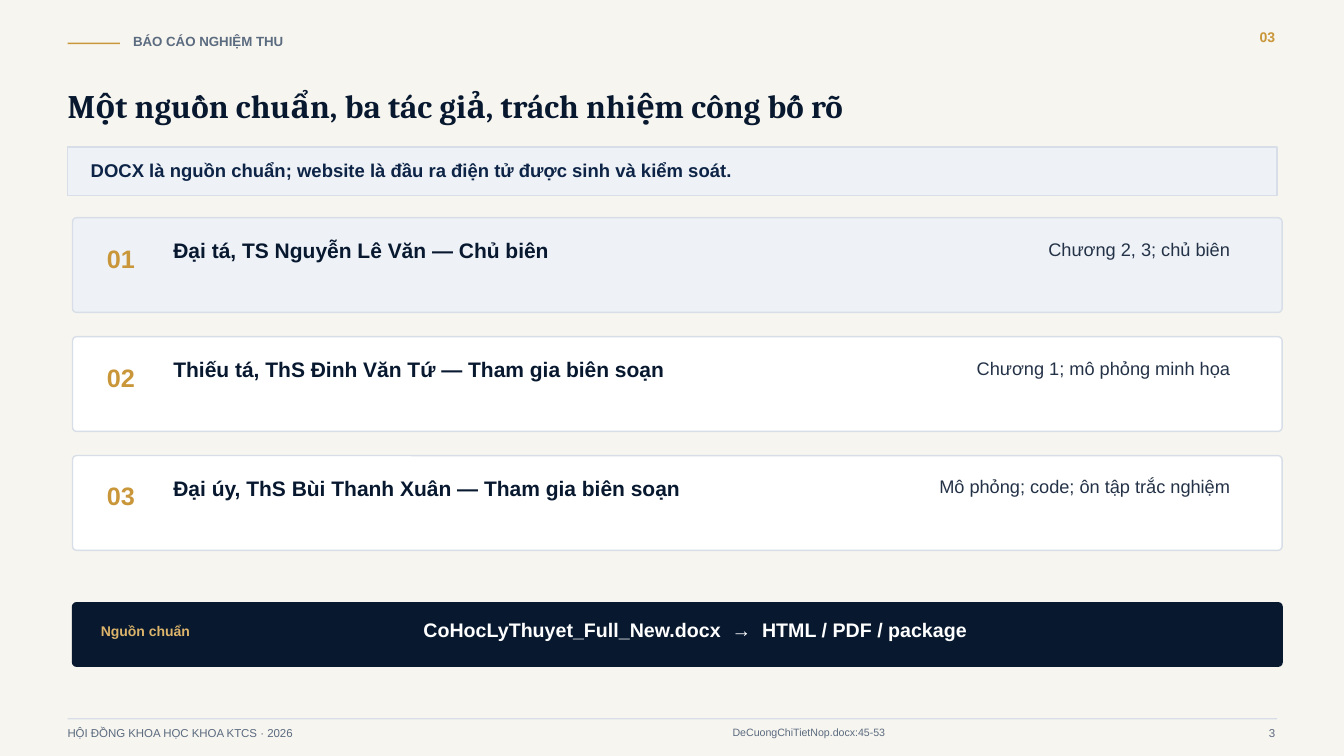
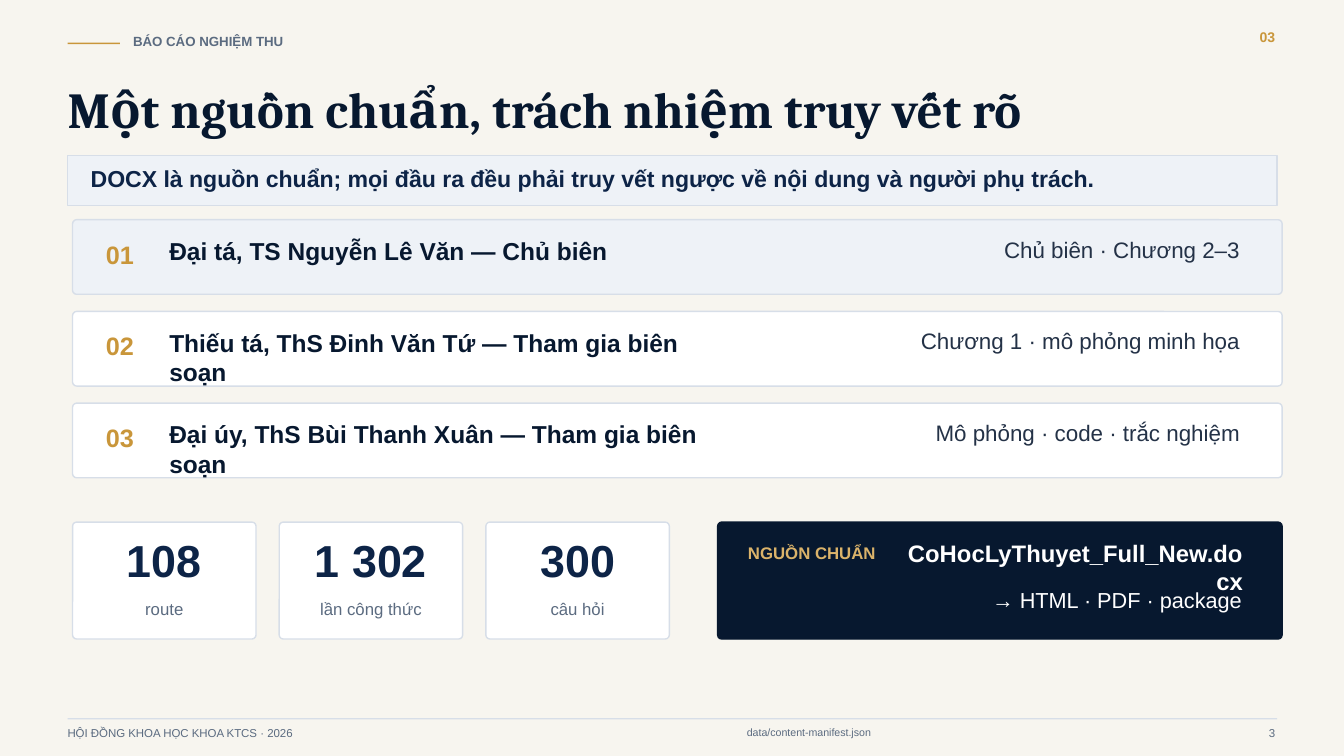
Before and after one commit to xuan2261/GiaoTrinhDienTu_CoHocLyThuyet, a slide deck: slide 3 of assets/designs/bao-cao-nghiem-thu-giao-trinh-dien-tu/bao-cao-nghiem-thu-giao-trinh-dien-tu.pptx. Drawn at 1344x756 pixels with LibreOffice and Linux fonts; fonts in the diff are those of the drawing. Boxes give left, top, right and bottom in pixels: in the first picture for what was removed or moved away, otherwise in the second. Text is boxed around its words. In the diff, an @@ line names an element or a change of style, - is before the commit and + after.

Commit message:
feat(presentation): harmonize 16-slide acceptance deck, web slides, and council handout
- Integrate 90-second system demo and Sim2 moment example into main deck
- Add A4 Council Handout Dossier formatted per Decree 30/2020/ND-CP
- Synchronize PPTX, PDF, Web Slides, Handout, and rehearsal scripts
- Fix font rendering on Windows and normalize PPTX package relationships
- Validate with 8/8 passing automated presentation contract tests

```diff
--- a/assets/designs/bao-cao-nghiem-thu-giao-trinh-dien-tu/bao-cao-nghiem-thu-giao-trinh-dien-tu.pptx
+++ b/assets/designs/bao-cao-nghiem-thu-giao-trinh-dien-tu/bao-cao-nghiem-thu-giao-trinh-dien-tu.pptx
@@ text at [492, 92, 1021, 139]: text changed; size 23.5 to 36 pt @@
-Một nguồn chuẩn, ba tác giả, trách nhiệm công bố rõ
+Một nguồn chuẩn, trách nhiệm truy vết rõ
@@ rectangle: place and size @@
-rectangle at [68, 147, 1277, 196]
+rectangle at [68, 155, 1277, 206]
@@ text at [91, 169, 1094, 192]: text changed; size 13.2 to 16.5 pt @@
-DOCX là nguồn chuẩn; website là đầu ra điện tử được sinh và kiểm soát.
+DOCX là nguồn chuẩn; mọi đầu ra đều phải truy vết ngược về nội dung và người phụ trách.
@@ rounded rectangle: place and size @@
-rounded rectangle at [73, 218, 1282, 313]
+rounded rectangle at [73, 220, 1282, 294]
@@ text "01": place and size @@
-text "01" at [107, 250, 135, 269]
+text "01" at [106, 246, 134, 265]
@@ text at [1004, 241, 1239, 263]: text changed; size 13 to 16 pt @@
-Chương 2, 3; chủ biên
+Chủ biên · Chương 2–3
@@ rounded rectangle: place and size @@
-rounded rectangle at [73, 337, 1282, 432]
+rounded rectangle at [73, 312, 1282, 386]
@@ text "Thiếu tá, ThS Đinh Văn ...": place and size @@
-text "Thiếu tá, ThS Đinh Văn ..." at [173, 361, 664, 382]
+text "Thiếu tá, ThS Đinh Văn ..." at [169, 333, 678, 357]
@@ text "02": place and size @@
-text "02" at [107, 369, 135, 388]
+text "02" at [106, 337, 134, 356]
@@ text at [921, 332, 1239, 354]: text changed; size 13 to 16 pt @@
-Chương 1; mô phỏng minh họa
+Chương 1 · mô phỏng minh họa
@@ proportions changed in 3 elements at [73, 220, 1282, 294], [73, 312, 1282, 386], [73, 403, 1282, 478] @@
@@ rounded rectangle: place and size @@
-rounded rectangle at [73, 456, 1282, 551]
+rounded rectangle at [73, 403, 1282, 478]
@@ size 15 to 17.5 pt in 3 elements at [169, 240, 607, 265], [169, 333, 678, 357], [169, 424, 696, 449] @@
@@ text "Đại úy, ThS Bùi Thanh ...": place and size @@
-text "Đại úy, ThS Bùi Thanh ..." at [173, 480, 680, 501]
+text "Đại úy, ThS Bùi Thanh ..." at [169, 424, 696, 449]
@@ text "03": place and size @@
-text "03" at [107, 487, 135, 506]
+text "03" at [106, 429, 134, 448]
@@ text at [936, 423, 1239, 446]: text changed; size 13 to 16 pt @@
-Mô phỏng; code; ôn tập trắc nghiệm
+Mô phỏng · code · trắc nghiệm
@@ rounded rectangle: place and size @@
-rounded rectangle at [73, 603, 1282, 666]
+rounded rectangle at [73, 522, 256, 639]
@@ rounded rectangle at [73, 522, 256, 639]: fill #07182F to #FFFFFF; outline #07182F 1 pt to #D7DEE8 1 pt; proportions changed @@
@@ rounded rectangle added at [279, 522, 463, 639], fill #FFFFFF, outline #D7DEE8 1 pt @@
@@ rounded rectangle added at [486, 522, 669, 639], fill #FFFFFF, outline #D7DEE8 1 pt @@
@@ rounded rectangle added at [718, 522, 1282, 639], fill #07182F, outline #07182F 1 pt @@
@@ text added at [127, 545, 202, 578], 32 pt, text #0D2447, bold @@
+108
@@ text added at [315, 545, 427, 578], 32 pt, text #0D2447, bold @@
+1 302
@@ text added at [540, 545, 615, 578], 32 pt, text #0D2447, bold @@
+300
@@ text at [748, 545, 876, 559]: text changed; size 10 to 12 pt @@
-Nguồn chuẩn
+NGUỒN CHUẨN
@@ text at [908, 544, 1242, 567]: text changed; size 14 to 17 pt @@
-CoHocLyThuyet_Full_New.docx → HTML / PDF / package
+CoHocLyThuyet_Full_New.docx
@@ text added at [1020, 592, 1242, 613], 15.5 pt, text #FFFFFF @@
+→ HTML · PDF · package
@@ text added at [145, 604, 183, 615], 12 pt, text #5B6B80 @@
+route
@@ text added at [320, 602, 422, 619], 12 pt, text #5B6B80 @@
+lần công thức
@@ text added at [551, 602, 604, 615], 12 pt, text #5B6B80 @@
+câu hỏi
@@ text at [747, 728, 871, 738]: text changed @@
-DeCuongChiTietNop.docx:45-53
+data/content-manifest.json
```
Also in this commit, not shown: 11 other slides changed, 4 slides added, 4 slides removed, 23 other files.
